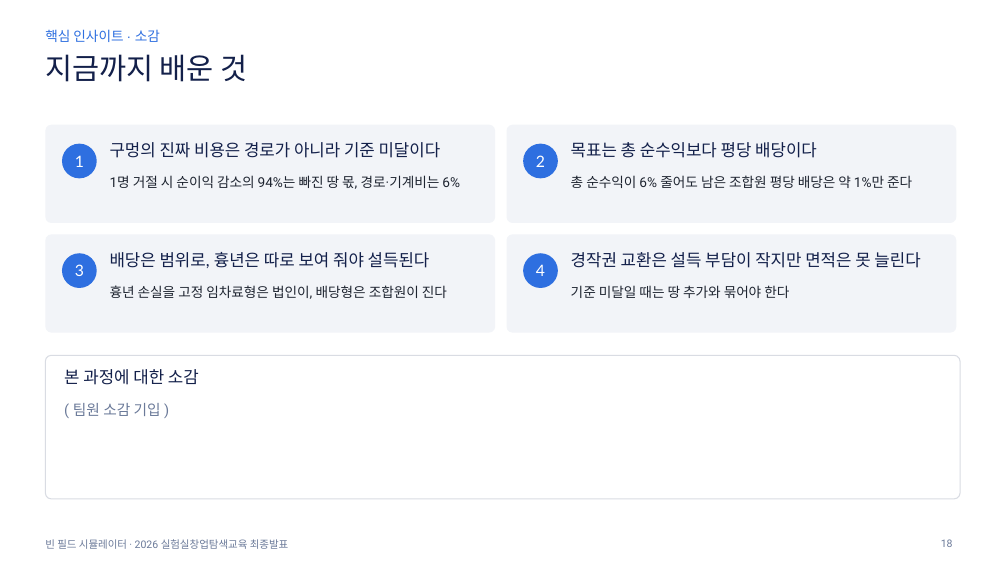
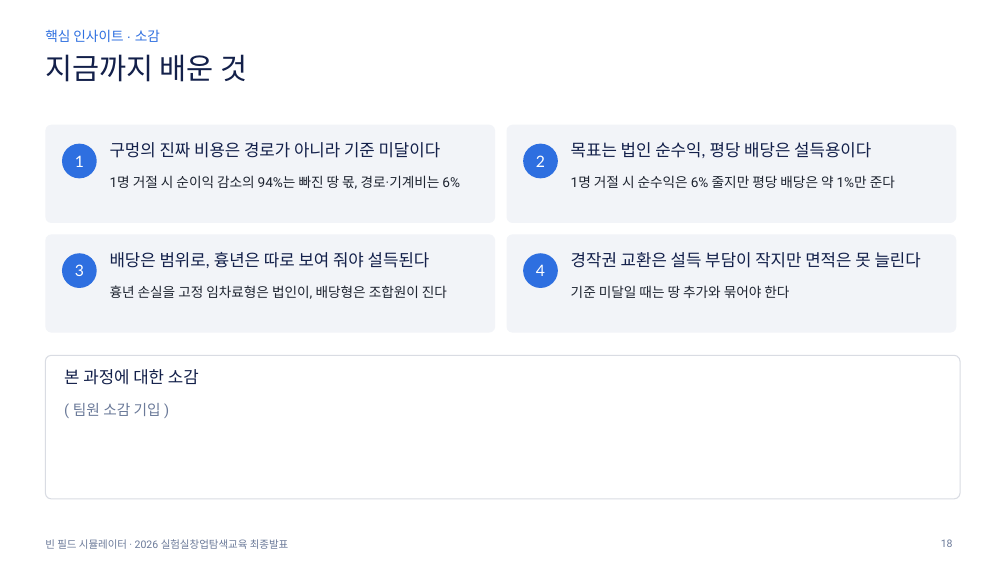
Before and after one commit to yean1234/Cooperative-farming-system, a slide deck: slide 18 of docs/빈필드시뮬레이터_최종발표.pptx. Drawn at 1008x567 pixels with LibreOffice and Linux fonts; fonts in the diff are those of the drawing. Boxes give left, top, right and bottom in pixels: in the first picture for what was removed or moved away, otherwise in the second. Text is boxed around its words. In the diff, an @@ line names an element or a change of style, - is before the commit and + after.

```diff
--- a/docs/빈필드시뮬레이터_최종발표.pptx
+++ b/docs/빈필드시뮬레이터_최종발표.pptx
@@ text at box(571, 142, 871, 158): text changed @@
-목표는 총 순수익보다 평당 배당이다
+목표는 법인 순수익, 평당 배당은 설득용이다
@@ text at box(571, 175, 895, 188): text changed @@
-총 순수익이 6% 줄어도 남은 조합원 평당 배당은 약 1%만 준다
+1명 거절 시 순수익은 6% 줄지만 평당 배당은 약 1%만 준다
```
Also in this commit, not shown: 4 other slides changed, 5 other files.
